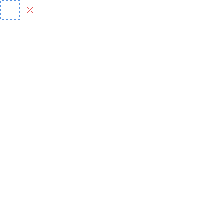
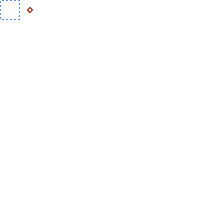
Comparing the layer stacks of the two w=200, h=200 images. Changes:
painted on "Layer" over [27, 7, 33, 13]
